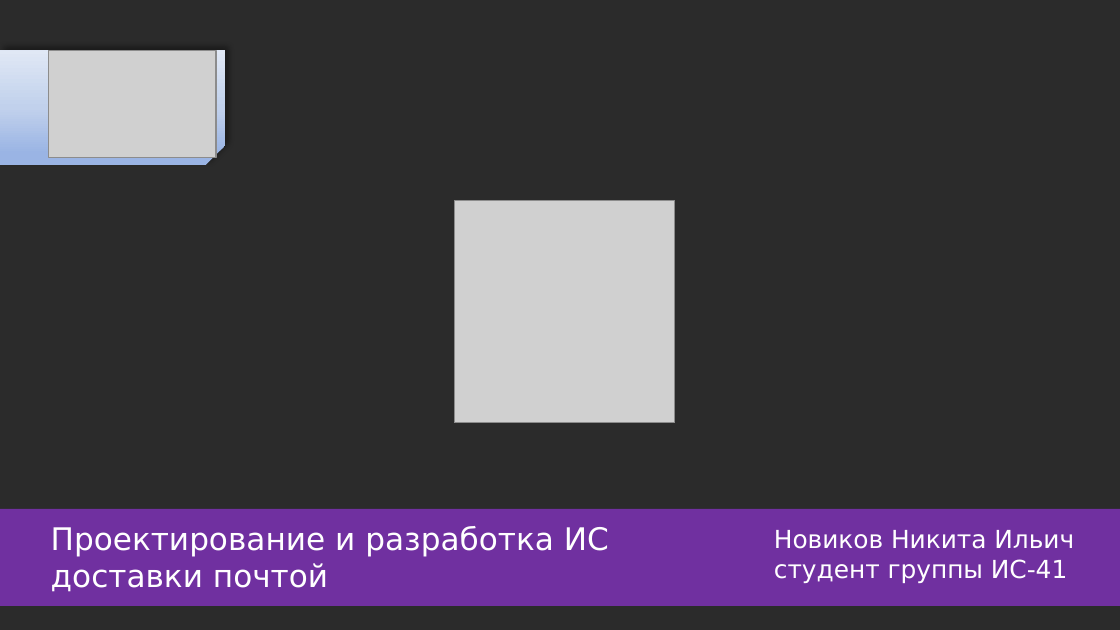
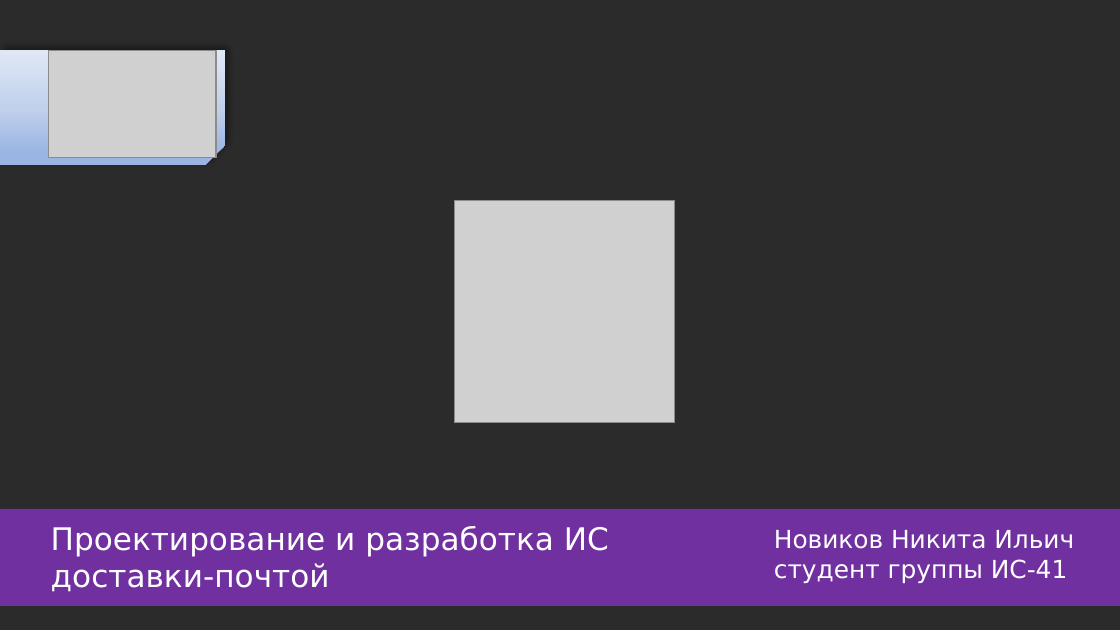
Before and after one commit to Nanonikich/PostSys, a slide deck: slide 1 of documents/Presentation/Презентация.ppsx. Drawn at 1120x630 pixels with LibreOffice and Linux fonts; fonts in the diff are those of the drawing; grey boxes stand for pictures; background and template pictures are left out; a plain dark background stands for a picture behind light text. Boxes give left, top, right and bottom in pixels: in the first picture for what was removed or moved away, otherwise in the second. Text is boxed around its words. In the diff, an @@ line names an element or a change of style, - is before the commit and + after.

```diff
--- a/documents/Presentation/Презентация.ppsx
+++ b/documents/Presentation/Презентация.ppsx
@@ text at box(51, 526, 609, 592): text changed @@
-Проектирование и разработка ИС доставки почтой
+Проектирование и разработка ИС доставки-почтой
```
Also in this commit, not shown: 2 other slides changed.
